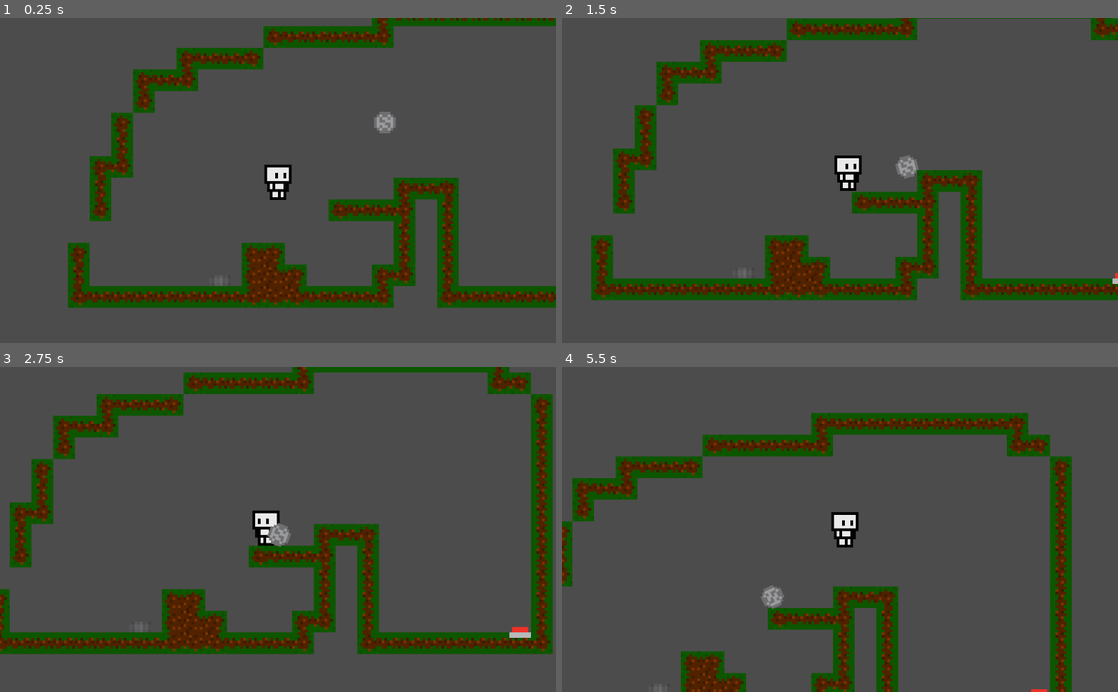
Above: before the commit, frames 1-4 (two rows, left to right).
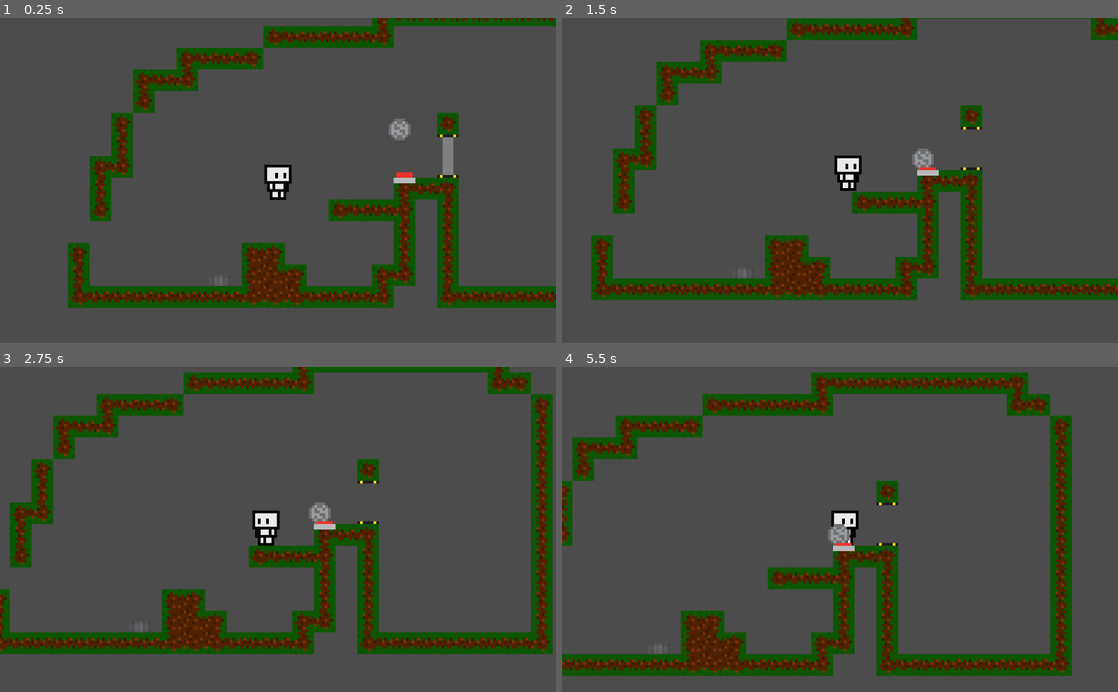
Above: after the commit, the same moments.

Repository: MrPiedPiper/CoinrollAdventures
Game: Godot game, scene res://Scenes/Main.tscn
Two runs of this game, one before a commit and one after it. Both use one fixed random seed, a clock stepped at 60 frames per second and the inputs below.
Inputs (mouse positions are in pixels of both pictures, inside the frame that each line leads up to):
- Up to frame 1 (0.25 s): no input
- Up to frame 2 (1.5 s): move the mouse to (962, 164) at 0.52 s; hold Right mouse button (player_pickup) 0.53-1.28 s; hold Right (ui_right) from 0.53 s (still down); tap Space (move_jump) at 0.77 s; move the mouse to (728, 196) at 1.27 s; click (728, 196) at 1.35 s
- Up to frame 3 (2.75 s): tap Space (move_jump) at 1.52 s; move the mouse to (333, 458) at 2.02 s; release Right (ui_right) at 2.03 s; hold Left (ui_left) from 2.03 s (still down); hold Right mouse button (player_pickup) from 2.03 s (still down)
- Up to frame 4 (5.5 s): move the mouse to (812, 594) at 2.77 s; release Left (ui_left) at 2.78 s; release Right mouse button (player_pickup) at 2.78 s; hold Right (ui_right) 2.78-4.28 s; click (812, 594) at 2.85 s; tap Space (move_jump) at 3.02, 3.77, 4.52 s; move the mouse to (1006, 578) at 3.52 s; hold Right mouse button (player_pickup) 3.53-4.28 s; move the mouse to (673, 480) at 4.27 s; hold Left (ui_left) 4.28-5.03 s; click (673, 480) at 4.35 s; move the mouse to (867, 529) at 5.02 s; hold Right (ui_right) from 5.03 s (still down); hold Right mouse button (player_pickup) from 5.03 s (still down)

The runs differ from the first frame. In frame 1, 1.0% of the frame differs, in the area x 67-83%, y 28-51%; in frame 2, 0.8%; in frame 3, 0.9%; in frame 4, 28%, in the area x 0-92%, y 1-100%.
Error before the commit: Attempt to call function 'add_child' in base 'null instance' on a null instance. (res://Assets/Scripts/Player.gd:96)
Error after the commit: Attempt to call function 'add_child' in base 'null instance' on a null instance. (res://Assets/Scripts/CoinUp.gd:26)

Commit message:
Add gate

Diff:
--- a/Assets/Scripts/Button.gd
+++ b/Assets/Scripts/Button.gd
@@ -3,16 +3,18 @@
 signal button_activated
 signal button_deactivated
 
-export var linkedObject : PackedScene
+export var linkedObjectPath : NodePath
+var linkedObject
 var deactiveSprite : Texture = preload("res://Assets/Sprites/ButtonUp.png")
 var activeSprite : Texture = preload("res://Assets/Sprites/ButtonDown.png")
 
 var collidingWith = []
 
 func _ready():
-	if linkedObject != null:
-		connect("button_activated", linkedObject, "_on_activated")
-		connect("button_deactivated", linkedObject, "_on_deactivated")
+	if linkedObjectPath != null:
+		var linkedObject = get_node(linkedObjectPath)
+		connect("button_activated", linkedObject, "_on_activated", [self])
+		connect("button_deactivated", linkedObject, "_on_deactivated", [self])
 
 func _on_Area2D_area_entered(area):
 	emit_signal("button_activated")
--- /dev/null
+++ b/Assets/Scripts/Gate.gd
@@ -0,0 +1,23 @@
+extends Node2D
+
+var deactiveSprite : Texture = preload("res://Assets/Sprites/GateClosed.png")
+var activeSprite : Texture = preload("res://Assets/Sprites/GateOpen.png")
+
+var activeArray = []
+
+func _on_activated(_node):
+	activeArray.append(_node)
+	process_gate()
+
+func _on_deactivated(_node):
+	activeArray.erase(_node)
+	process_gate()
+
+func process_gate():
+	print(activeArray.size())
+	if activeArray.size() > 0:
+		$KinematicBody2D/CollisionShape2D.set_deferred("disabled", true)
+		$Sprite.texture = activeSprite
+	else:
+		$KinematicBody2D/CollisionShape2D.set_deferred("disabled", false)
+		$Sprite.texture = deactiveSprite
--- /dev/null
+++ b/Scenes/Door.tscn
@@ -0,0 +1,11 @@
+[gd_scene load_steps=2 format=2]
+
+[ext_resource path="res://Assets/Sprites/DoorClosed.png" type="Texture" id=1]
+
+[node name="Door" type="Node2D"]
+
+[node name="Area2D" type="Area2D" parent="."]
+
+[node name="Sprite" type="Sprite" parent="."]
+scale = Vector2( 5, 5 )
+texture = ExtResource( 1 )
--- /dev/null
+++ b/Scenes/Gate.tscn
@@ -0,0 +1,21 @@
+[gd_scene load_steps=4 format=2]
+
+[ext_resource path="res://Assets/Scripts/Gate.gd" type="Script" id=1]
+[ext_resource path="res://Assets/Sprites/GateClosed.png" type="Texture" id=2]
+
+[sub_resource type="RectangleShape2D" id=1]
+extents = Vector2( 10, 40 )
+
+[node name="Gate" type="Node2D"]
+script = ExtResource( 1 )
+
+[node name="Sprite" type="Sprite" parent="."]
+scale = Vector2( 5, 5 )
+texture = ExtResource( 2 )
+
+[node name="KinematicBody2D" type="KinematicBody2D" parent="."]
+collision_layer = 3
+collision_mask = 3
+
+[node name="CollisionShape2D" type="CollisionShape2D" parent="KinematicBody2D"]
+shape = SubResource( 1 )
--- a/Scenes/Main.tscn
+++ b/Scenes/Main.tscn
@@ -1,10 +1,11 @@
-[gd_scene load_steps=6 format=2]
+[gd_scene load_steps=7 format=2]
 
 [ext_resource path="res://Scenes/Player.tscn" type="PackedScene" id=1]
 [ext_resource path="res://Scenes/CoinUp.tscn" type="PackedScene" id=2]
 [ext_resource path="res://Scenes/BasicTilemap.tscn" type="PackedScene" id=3]
 [ext_resource path="res://Scenes/CoinDown.tscn" type="PackedScene" id=4]
 [ext_resource path="res://Scenes/Button.tscn" type="PackedScene" id=5]
+[ext_resource path="res://Scenes/Gate.tscn" type="PackedScene" id=6]
 
 [node name="Main" type="Node2D"]
 
@@ -13,10 +14,10 @@
 bullet = ExtResource( 2 )
 
 [node name="BasicTilemap" parent="." instance=ExtResource( 3 )]
-tile_data = PoolIntArray( -262135, 0, 196612, -262134, 0, 65 …(484 unchanged characters)… 262147, 20, 0, 3, 131069, 0, 196610, 65556, 0, 3, 196605, 0, 3, 131092, 0, 3, 26 …(955 unchanged characters)…
+tile_data = PoolIntArray( -262135, 0, 196612, -262134, 0, 65 …(484 unchanged characters)… 262147, 20, 0, 3, 131069, 0, 196610, 65548, 0, 4, 65556, 0, 3, 196605, 0, 3, 131092, 0, 3, 26 …(955 unchanged characters)…
 
 [node name="CoinUp" parent="." instance=ExtResource( 2 )]
-position = Vector2( 384.157, 54.476 )
+position = Vector2( 411.028, 67.4482 )
 
 [node name="ActiveBullets" type="Node2D" parent="."]
 
@@ -26,4 +27,8 @@
 [node name="InactiveBullets" type="Node2D" parent="."]
 
 [node name="Button" parent="." instance=ExtResource( 5 )]
-position = Vector2( 780, 360 )
+position = Vector2( 420, 160 )
+linkedObjectPath = NodePath("../Gate")
+
+[node name="Gate" parent="." instance=ExtResource( 6 )]
+position = Vector2( 500, 120 )
Binary file added: Assets/Sprites/DoorClosed.png
Not shown, added: Assets/Sprites/DoorClosed.png.import
Binary file added: Assets/Sprites/DoorOpen.png
Not shown, added: Assets/Sprites/DoorOpen.png.import
Binary file added: Assets/Sprites/GateClosed.png
Not shown, added: Assets/Sprites/GateClosed.png.import
Binary file added: Assets/Sprites/GateOpen.png
Not shown, added: Assets/Sprites/GateOpen.png.import
Not shown, added: Assets/Sprites/DoorClosed.afdesign
Not shown, added: Assets/Sprites/DoorOpen.afdesign
Not shown, added: Assets/Sprites/Gate.afdesign
